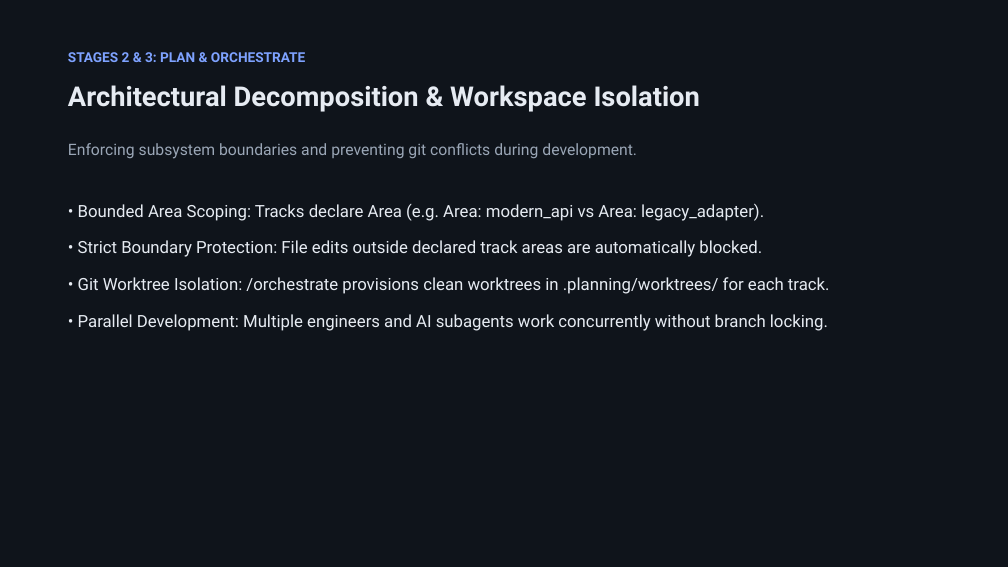
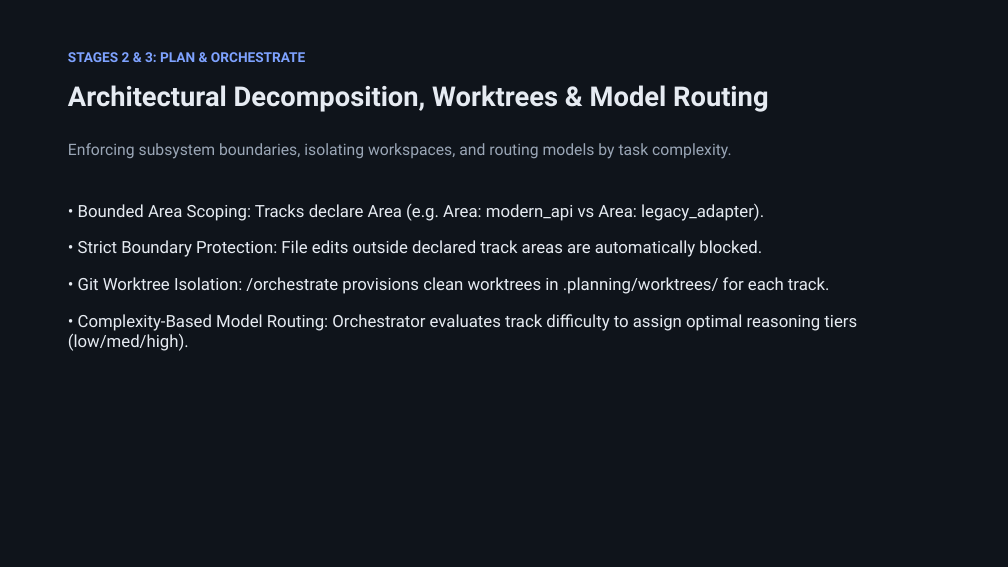
Before and after one commit to giangdhwhtbr/gin-workflow, a slide deck: slide 8 of docs/presentations/brownfield-modernization.pptx. Drawn at 1008x567 pixels with LibreOffice and Linux fonts; fonts in the diff are those of the drawing. Boxes give left, top, right and bottom in pixels: in the first picture for what was removed or moved away, otherwise in the second. Text is boxed around its words. In the diff, an @@ line names an element or a change of style, - is before the commit and + after.

Commit message:
docs: add complexity model routing to slide 8 and dedicated token economics slide

```diff
--- a/docs/presentations/brownfield-modernization.pptx
+++ b/docs/presentations/brownfield-modernization.pptx
@@ text at <box>68,85,768,112</box>: text changed @@
-Architectural Decomposition & Workspace Isolation
+Architectural Decomposition, Worktrees & Model Routing
@@ text at <box>68,143,732,159</box>: text changed @@
-Enforcing subsystem boundaries and preventing git conflicts during development.
+Enforcing subsystem boundaries, isolating workspaces, and routing models by task complexity.
@@ text at <box>68,314,857,351</box>: text changed @@
-• Parallel Development: Multiple engineers and AI subagents work concurrently without branch locking.
+• Complexity-Based Model Routing: Orchestrator evaluates track difficulty to assign optimal reasoning tiers (low/med/high).
```
Also in this commit, not shown: 1 slide added, 1 other file.
